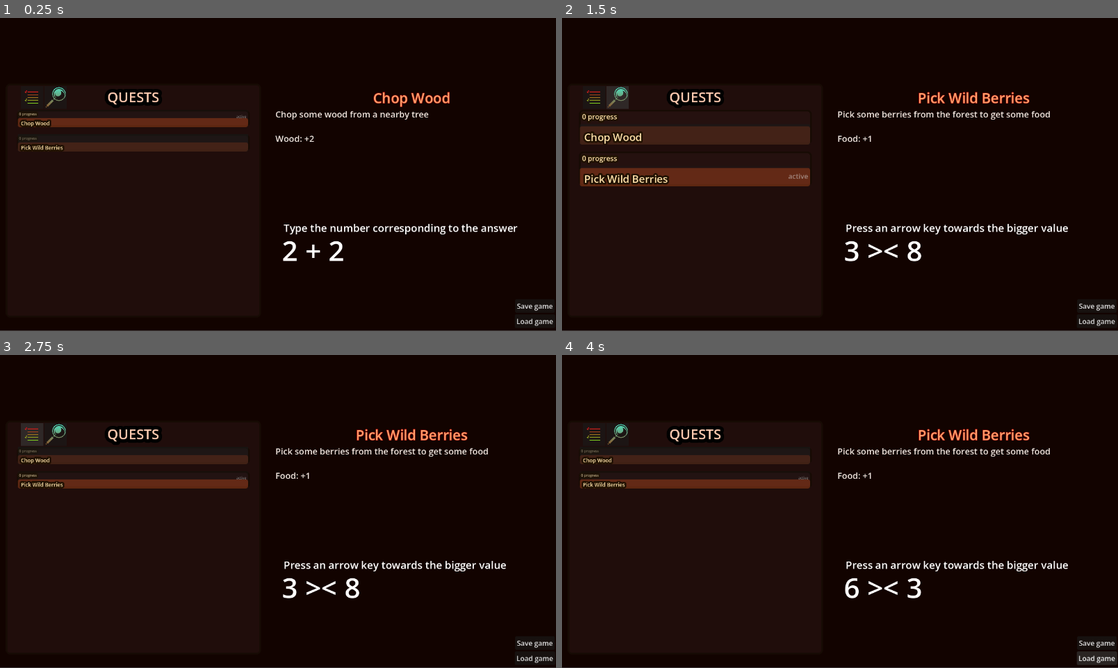
Above: before the commit, frames 1-4 (two rows, left to right).
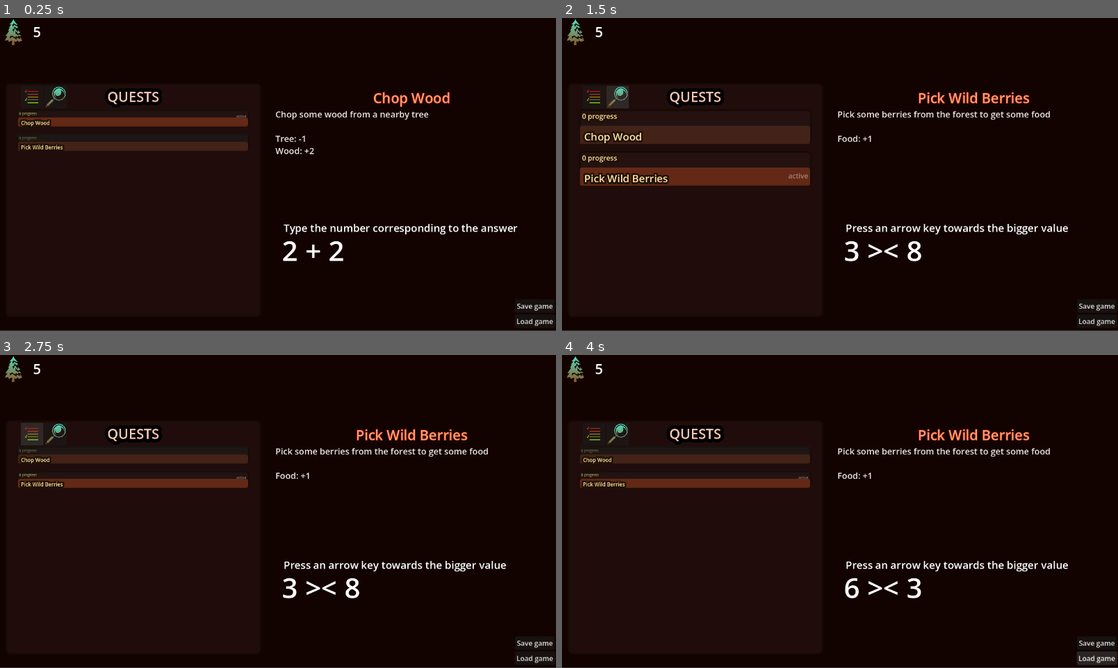
Above: after the commit, the same moments.

Repository: mark-chimes/mathcraft
Game: Godot game, scene res://main.tscn
Two runs of this game, one before a commit and one after it. Both use one fixed random seed, a clock stepped at 60 frames per second and the inputs below.
Inputs (mouse positions are in pixels of both pictures, inside the frame that each line leads up to):
- Up to frame 1 (0.25 s): no input
- Up to frame 2 (1.5 s): click (695, 140) at 0.5 s; click (617, 96) at 1.25 s
- Up to frame 3 (2.75 s): click (33, 433) at 2 s
- Up to frame 4 (4 s): click "Save game" at 2.75 s; click "Load game" at 3.5 s

The runs differ from the first frame. In frame 1, 0.9% of the frame differs, in the area x 0-57%, y 0-44%; in frame 2, 1.1%, in the area x 0-45%, y 0-54%; in frame 3, 0.8%; in frame 4, 0.8%.

Commit message:
Some quests can be deleted

Diff:
--- a/main.tscn
+++ b/main.tscn
@@ -4,6 +4,7 @@
 [ext_resource type="PackedScene" uid="uid://cuc13sg5m1opb" path="res://stock/display/stock_display.tscn" id="2_82xsv"]
 [ext_resource type="PackedScene" uid="uid://cpoa0e671quv4" path="res://stock/stock_control.tscn" id="2_getpj"]
 [ext_resource type="Script" uid="uid://c5sxrd4eoxsv6" path="res://stock/item_data.gd" id="3_vivmo"]
+[ext_resource type="Resource" uid="uid://c4u65dahkdx7a" path="res://stock/item_town/tree.tres" id="4_dg77c"]
 [ext_resource type="PackedScene" uid="uid://csh7j5mt7hv5r" path="res://quest/quest_manager.tscn" id="4_lquwl"]
 [ext_resource type="PackedScene" uid="uid://c0jylxnlmvvcp" path="res://quest/display/quest_group_display.tscn" id="5_7mycd"]
 [ext_resource type="Resource" uid="uid://brtf57wuqnvl" path="res://quest/quest_definitions/0_NULL_QUEST.tres" id="5_dg77c"]
@@ -26,7 +27,9 @@
 
 [node name="StockControl" parent="Game/Inventory" unique_id=741979544 node_paths=PackedStringArray("stock_display") instance=ExtResource("2_getpj")]
 stock_display = NodePath("../StockDisplay")
-initial_inventory = Dictionary[ExtResource("3_vivmo"), int]({})
+initial_inventory = Dictionary[ExtResource("3_vivmo"), int]({
+ExtResource("4_dg77c"): 5
+})
 all_items_path = "res://stock/item_town/"
 
 [node name="StockDisplay" parent="Game/Inventory" unique_id=662775784 instance=ExtResource("2_82xsv")]
@@ -52,6 +55,8 @@
 
 [node name="QuestGroupDisplay" parent="Game/Quests/QuestGroupDisplayHolder" unique_id=1670799080 instance=ExtResource("5_7mycd")]
 layout_mode = 1
+offset_top = -1.0
+offset_bottom = -1.0
 
 [node name="CurrentQuestDisplay" type="Node2D" parent="Game/Quests" unique_id=670325124 node_paths=PackedStringArray("quest_name_label", "quest_description_label")]
 position = Vector2(619, 10)
--- a/quest/display/current_quest_display.gd
+++ b/quest/display/current_quest_display.gd
@@ -12,10 +12,8 @@
 	quest_description_label.newline()
 	quest_description_label.newline()
 
-	print("quest.yield_specifiers: " + str(quest.yield_specifiers))
 	for specifier in quest.yield_specifiers:
 		var yield_description = specifier.description()
-		print("yield_description " + yield_description)
 		quest_description_label.append_text(yield_description)
 		quest_description_label.newline()
 
--- a/quest/quest_definitions_town/0_NULL_QUEST.tres
+++ b/quest/quest_definitions_town/0_NULL_QUEST.tres
@@ -3,6 +3,7 @@
 [ext_resource type="Script" uid="uid://c5sxrd4eoxsv6" path="res://stock/item_data.gd" id="1_cf87p"]
 [ext_resource type="Script" uid="uid://ciars6sww88f0" path="res://qna/generators/non_generator.gd" id="2_5njkv"]
 [ext_resource type="Script" uid="uid://bat5xbmp1mw6y" path="res://quest/quest_details.gd" id="3_bu74x"]
+[ext_resource type="Script" uid="uid://6j0ynyj8e34w" path="res://quest/yield/yield_specifier.gd" id="4_5njkv"]
 
 [sub_resource type="Resource" id="Resource_o5blm"]
 script = ExtResource("2_5njkv")
--- a/quest/quest_definitions_town/chop_fruitplant.tres
+++ b/quest/quest_definitions_town/chop_fruitplant.tres
@@ -1,11 +1,11 @@
 [gd_resource type="Resource" script_class="QuestDetails" format=3 uid="uid://ci58p7j3mhx3j"]
 
 [ext_resource type="Script" uid="uid://c5sxrd4eoxsv6" path="res://stock/item_data.gd" id="1_rnhqh"]
-[ext_resource type="Resource" uid="uid://uhy4skqkperu" path="res://stock/item_town/berry_bush.tres" id="2_3lh0s"]
 [ext_resource type="Script" uid="uid://bat5xbmp1mw6y" path="res://quest/quest_details.gd" id="2_xy02a"]
 [ext_resource type="Script" uid="uid://6j0ynyj8e34w" path="res://quest/yield/yield_specifier.gd" id="3_8nmo6"]
 [ext_resource type="Resource" uid="uid://rpeaarc21ns3" path="res://stock/item_town/wood.tres" id="3_fyrl4"]
 [ext_resource type="Resource" uid="uid://bc8l0atchnf6i" path="res://stock/item_town/farmer.tres" id="4_cf7xb"]
+[ext_resource type="Resource" uid="uid://bocrre7ypedg2" path="res://stock/item_town/fruit.tres" id="4_fyrl4"]
 [ext_resource type="Resource" uid="uid://cxk3mohaigffp" path="res://qna/generators/subtraction_generator.tres" id="5_oq4dm"]
 [ext_resource type="Script" uid="uid://ca0nf5otmwtgb" path="res://quest/quest_unlock_requirements.gd" id="7_fyrl4"]
 
@@ -23,9 +23,9 @@
 quest_description = "Chop down a fruit plant to get some wood"
 question_generator = ExtResource("5_oq4dm")
 item_mods = Dictionary[ExtResource("1_rnhqh"), int]({
-ExtResource("2_3lh0s"): -1,
 ExtResource("3_fyrl4"): 5,
-ExtResource("4_cf7xb"): 1
+ExtResource("4_cf7xb"): 1,
+ExtResource("4_fyrl4"): -1
 })
 unlock_requirements = SubResource("Resource_cf7xb")
 metadata/_custom_type_script = "uid://bat5xbmp1mw6y"
--- a/quest/quest_definitions_town/chop_wood.tres
+++ b/quest/quest_definitions_town/chop_wood.tres
@@ -4,6 +4,7 @@
 [ext_resource type="Resource" uid="uid://rpeaarc21ns3" path="res://stock/item_town/wood.tres" id="2_mkk76"]
 [ext_resource type="Script" uid="uid://bat5xbmp1mw6y" path="res://quest/quest_details.gd" id="2_pbnpl"]
 [ext_resource type="Resource" uid="uid://cg1ldy25qcqes" path="res://qna/generators/addition_generator.tres" id="3_mkk76"]
+[ext_resource type="Resource" uid="uid://c4u65dahkdx7a" path="res://stock/item_town/tree.tres" id="3_sl15i"]
 [ext_resource type="Script" uid="uid://6j0ynyj8e34w" path="res://quest/yield/yield_specifier.gd" id="5_sl15i"]
 
 [resource]
@@ -13,6 +14,8 @@
 quest_description = "Chop some wood from a nearby tree"
 question_generator = ExtResource("3_mkk76")
 item_mods = Dictionary[ExtResource("1_noges"), int]({
-ExtResource("2_mkk76"): 2
+ExtResource("2_mkk76"): 2,
+ExtResource("3_sl15i"): -1
 })
+delete_quest_item_requirements = Array[ExtResource("1_noges")]([ExtResource("3_sl15i")])
 metadata/_custom_type_script = "uid://bat5xbmp1mw6y"
--- a/quest/quest_definitions_town/grow_food.tres
+++ b/quest/quest_definitions_town/grow_food.tres
@@ -18,7 +18,7 @@
 [resource]
 script = ExtResource("2_h03on")
 quest_id = "grow_food"
-quest_title = "Grow Food"
+quest_title = "Grow Plant"
 quest_description = "Let the bush grow into a fruit that can be harvested"
 question_generator = ExtResource("3_5hajo")
 item_mods = Dictionary[ExtResource("1_1k51l"), int]({
--- a/quest/quest_definitions_town/harvest_fruit.tres
+++ b/quest/quest_definitions_town/harvest_fruit.tres
@@ -4,6 +4,7 @@
 [ext_resource type="Script" uid="uid://6j0ynyj8e34w" path="res://quest/yield/yield_specifier.gd" id="1_11kvf"]
 [ext_resource type="Script" uid="uid://bat5xbmp1mw6y" path="res://quest/quest_details.gd" id="2_6rjwk"]
 [ext_resource type="Resource" uid="uid://bocrre7ypedg2" path="res://stock/item_town/fruit.tres" id="2_510vk"]
+[ext_resource type="Resource" uid="uid://uhy4skqkperu" path="res://stock/item_town/berry_bush.tres" id="2_fr54f"]
 [ext_resource type="Script" uid="uid://do6cnp8yf08wn" path="res://quest/yield/yield_dependent.gd" id="3_fr54f"]
 [ext_resource type="Resource" uid="uid://drllynphootd1" path="res://stock/item_town/food.tres" id="3_y7t0o"]
 [ext_resource type="Resource" uid="uid://cxk3mohaigffp" path="res://qna/generators/subtraction_generator.tres" id="4_11kvf"]
@@ -29,6 +30,10 @@
 quest_title = "Harvest Fruit"
 quest_description = "Harvest the fruit, so that it may be eaten as food"
 question_generator = ExtResource("4_11kvf")
+item_mods = Dictionary[ExtResource("1_6n6a1"), int]({
+ExtResource("2_fr54f"): 1,
+ExtResource("2_510vk"): -1
+})
 yield_specifiers = Array[ExtResource("1_11kvf")]([SubResource("Resource_11kvf")])
 unlock_requirements = SubResource("Resource_wiety")
 metadata/_custom_type_script = "uid://bat5xbmp1mw6y"
--- a/quest/quest_details.gd
+++ b/quest/quest_details.gd
@@ -8,4 +8,7 @@
 @export var item_mods : Dictionary[ItemData, int] = {}
 @export var yield_specifiers: Array[YieldSpecifier] # Special item yields
 
+# delete the quest based on this
+@export var delete_quest_item_requirements: Array[ItemData]
+
 @export var unlock_requirements : QuestUnlockRequirements #NOTE: Optional
--- a/quest/quest_manager.gd
+++ b/quest/quest_manager.gd
@@ -65,19 +65,16 @@
 		locked_quests.erase(quest)
 
 func unlock_quests():
-
 	var to_unlock : Array[QuestDetails] = []
 
 	if is_unlock_all:
 		to_unlock = locked_quests.duplicate()
 	else:
-
 		for quest in locked_quests:
 			if quest.unlock_requirements == null:
 				to_unlock.append(quest)
 			elif quest.unlock_requirements.is_unlocked(stock_control, self):
 				to_unlock.append(quest)
-
 
 	for quest in to_unlock:
 		print("Unlocking quest: " + quest.quest_title)
@@ -85,6 +82,15 @@
 		if new_activity != null:
 			quest_display.update_quest(new_activity)
 		locked_quests.erase(quest)
+
+func delete_deletable_quests():
+	var to_delete : Array[ActivityInfo] = []
+	for activity in quest_activities:
+		for item in activity.quest.delete_quest_item_requirements:
+			if stock_control.get_qty_for(item) <= 0:
+				to_delete.append(activity)
+	for activity in to_delete:
+		remove_quest(activity)
 
 func are_quests_completed(query_quests: Array[StringName]) -> bool:
 	for query in query_quests:
@@ -177,7 +183,6 @@
 	if not quest_activities.has(activity):
 		printerr("Quest not found")
 		return
-	# len(quest_activies) == 0 not possible by previous check
 
 	quest_activities.erase(activity)
 	quest_display.remove_quest(activity)
@@ -213,6 +218,7 @@
 		stock_control.modify_item(item, item_mods[item])
 
 	unlock_quests()
+	delete_deletable_quests()
 
 func have_activity_with_quest(quest)  -> bool:
 	for activity in quest_activities:
@@ -270,6 +276,7 @@
 	quest_display.clear_all_quests()
 	quest_display.initialize_with_quest_activity(quest_activities)
 	unlock_quests()
+	delete_deletable_quests()
 	refresh_quest_display()
 
 func construct_all_quests_dict() -> Dictionary[StringName, QuestDetails]:
